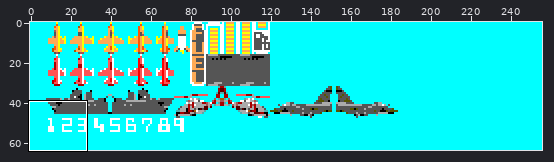
Two states of a sprite sheet, data/img/sprites.png. The picture above shows the old version from afar; the outline marks the close-up.
Close-up. First the earlier version:
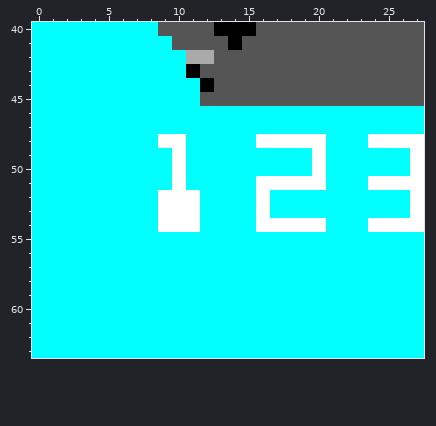
The file is 256x64 pixels. Shown: x 0..27, y 40..63.
After:
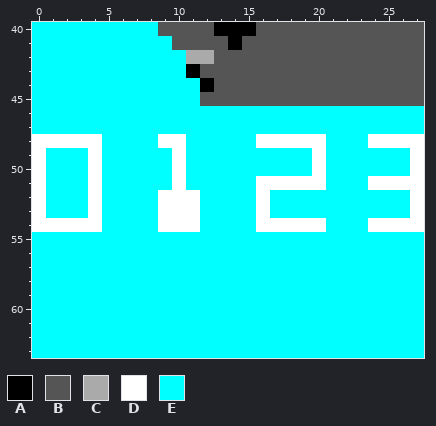
Palette (. is transparent): A #000000  B #555555  C #aaaaaa  D #ffffff  E #00ffff
Diff:
Colour D replaces colour E in row 48 at x 0 to 4; in rows 49 to 53 at x 0 and 4; in row 54 at x 0 to 4.
Boxes around the changes in both close-ups, in picture pixels (x1, y1, x2, y2):
changed: (32, 134, 102, 232)
